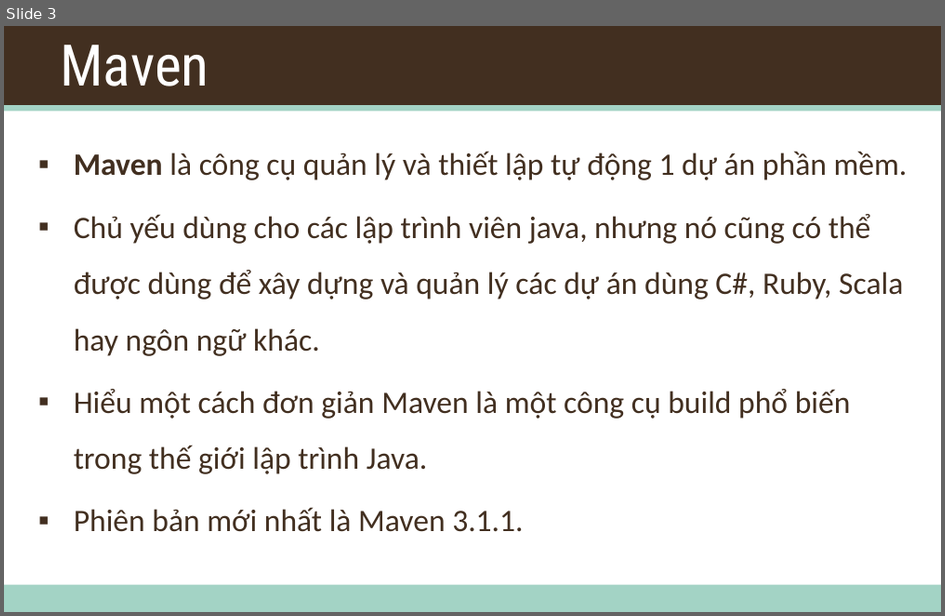
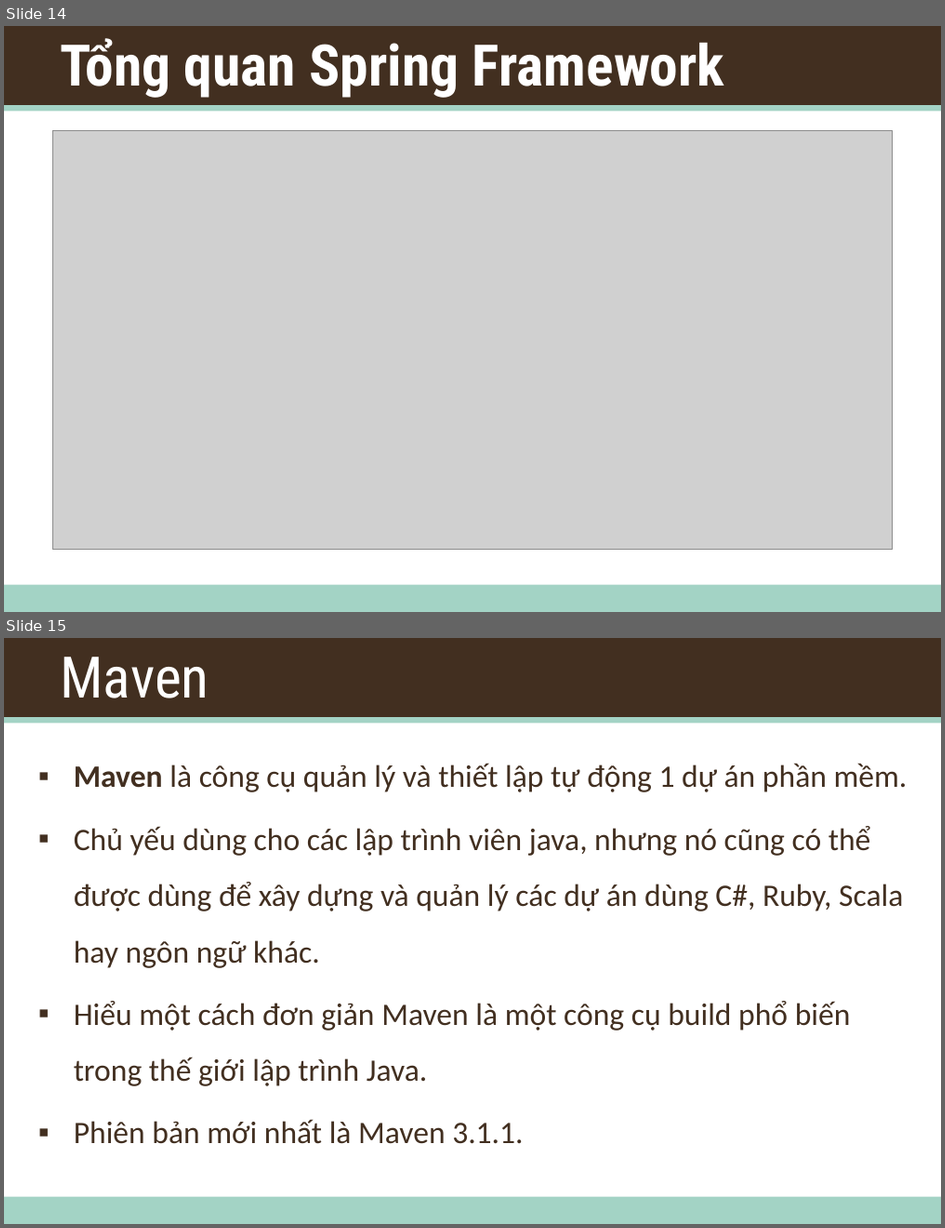
Before and after one commit to daotk/cap-deadline, a slide deck: Training/Training.pptx. Shown one above the other, each under a label of ours: slide 3 before the commit, slides 14 and 15 after it. The pictures are 945x616 and 945x1228 pixels, drawn with LibreOffice and Linux fonts; fonts in the diff are those of the drawing; grey boxes stand for pictures; background and template pictures are left out. Boxes give left, top, right and bottom in pixels: in the first picture for what was removed or moved away, otherwise in the second. Text is boxed around its words. In the diff, an @@ line names an element or a change of style, - is before the commit and + after.

```diff
--- a/Training/Training.pptx
+++ b/Training/Training.pptx
@@ slide 14 added at <box>4,26,941,612</box>, background #FFFFFF; not listed: 3 template elements that a slide beside it also shows @@
@@ title added at <box>60,38,726,98</box>, 44 pt, text #FFFFFF, bold @@
+Tổng quan Spring Framework
@@ picture added at <box>52,131,894,550</box> @@
@@ what was slide 3 is now slide 15 @@
```
Also in this commit, not shown: 1 slide changed, 12 other slides added, 1 slide removed.
